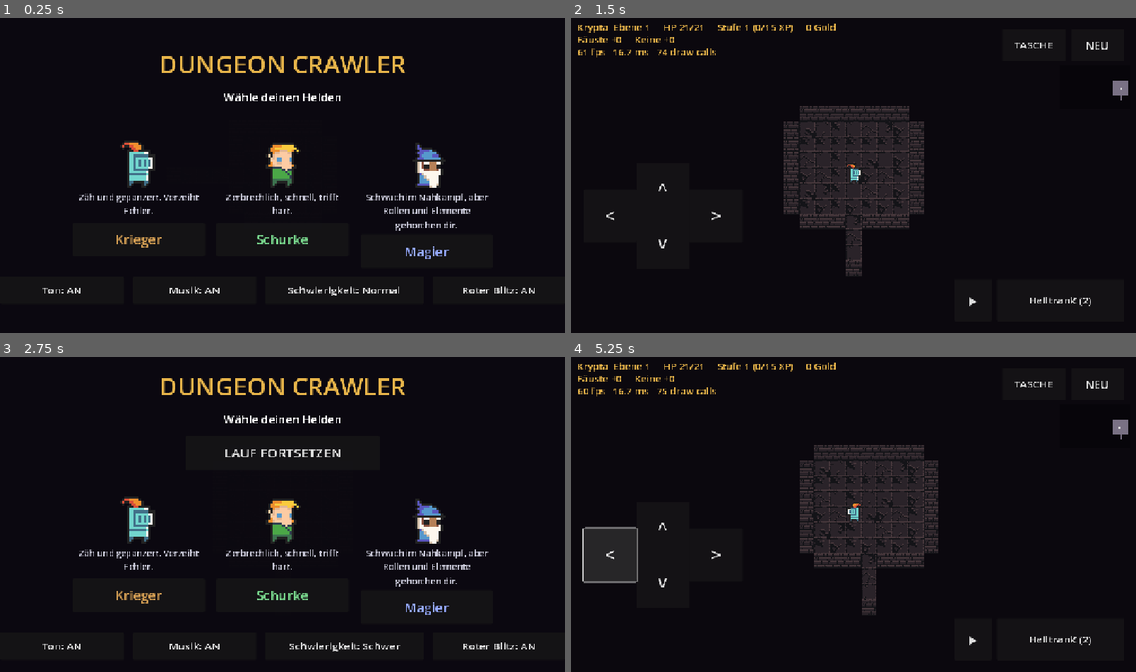
Above: before the commit, frames 1-4 (two rows, left to right).
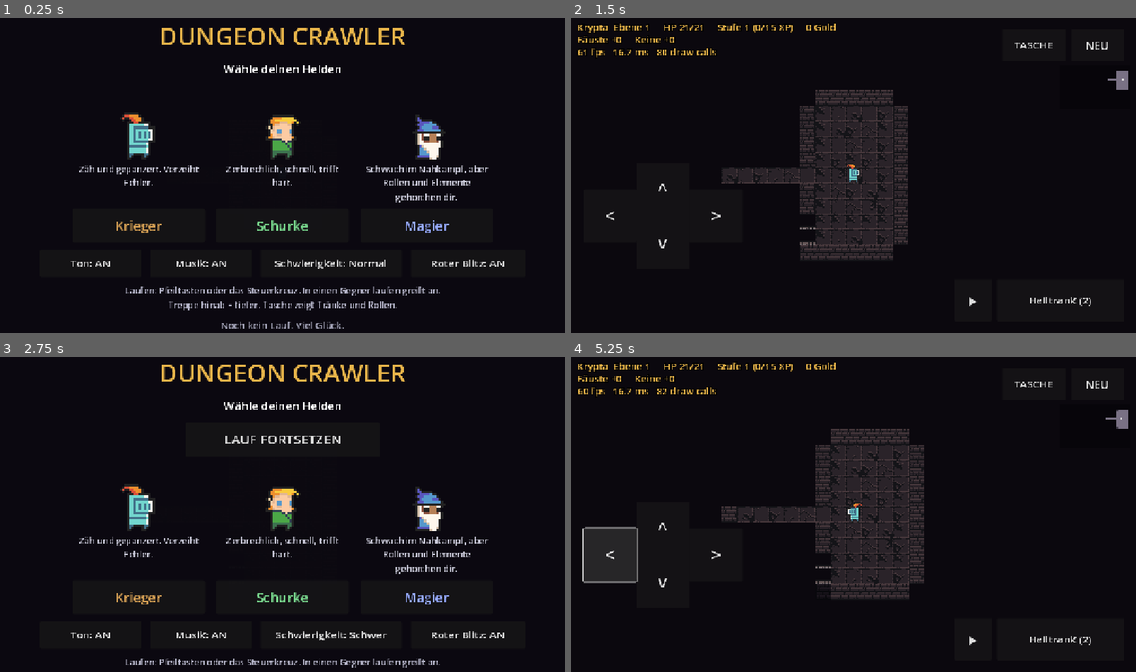
Above: after the commit, the same moments.

Repository: GermanDudeXX/dungeon-crawler
Game: Godot game, scene res://scenes/main.tscn
Same seed, same stepped clock (60 frames per second), same inputs: the game is played once before the commit and once after it.
Inputs:
- Up to frame 1 (0.25 s): no input
- Up to frame 2 (1.5 s): click "Schwierigkeit: Normal" at 0.5 s; click "Krieger" at 1.25 s
- Up to frame 3 (2.75 s): click "NEU" at 2 s
- Up to frame 4 (5.25 s): click "LAUF FORTSETZEN" at 2.75 s; click "^" at 3.5 s; click "v" at 4.25 s; click "<" at 5 s

The runs differ from the first frame. In frame 1, 9.6% of the frame differs, in the area x 7-95%, y 3-99%; in frame 2, 4.9%; in frame 3, 8.3%; in frame 4, 5.1%.

Commit message:
Godot: Schwärme zählen jetzt zum Budget - und ein Erststart-Hinweis
Beim langen Dauerlauf fiel auf, dass der Bot nur noch bis Ebene 9 kam,
wo er vorher 25 erreichte. Grund: die Schwärme wurden zusätzlich zur
vorgesehenen Monsterzahl gesetzt, nicht innerhalb. Ebene 1 hatte damit
acht Monster statt drei, und eine erste Ebene war keine erste Ebene mehr.
Jetzt zählt jedes Schwarmmitglied gegen das Budget der Ebene; der Test
prüft die Zahl nach jedem Wechsel und lässt nur die gewollten Zugaben zu
- einen Boss und eine Schatzkammer voll Wachen.

Dazu Kleinkram:
- Titelbildschirm zeigt die Bilanz aller Läufe, und beim allerersten
  Start eine Zeile, wie man spielt.
- Tastatur am PC: G trinkt, T öffnet die Tasche, Q schaltet den Trank
  um, 1-3 lesen Rollen, Esc schließt das oberste Fenster. Die
  Zurück-Geste auf Android tut dasselbe, statt die App zu beenden.
- Das Protokoll zeigt sechs Zeilen statt vier, mit Kontur, und sitzt
  nicht mehr auf den Knöpfen.

Co-Authored-By: Claude Opus 5 <noreply@anthropic.com>
Claude-Session: https://claude.ai/code/session_01WQiUvBCjkdxtXigdz77eh9

Diff:
--- a/godot/scripts/game.gd
+++ b/godot/scripts/game.gd
@@ -84,6 +84,8 @@
 var _sound_button: Button
 var _difficulty_button: Button
 var _flash_button: Button
+var _record_label: Label
+var _hint_label: Label
 var _drink_button: Button
 var _bag_panel: PanelContainer
 var _bag_list: VBoxContainer
@@ -372,6 +374,8 @@
 
 
 func _notification(what: int) -> void:
+	if what == NOTIFICATION_WM_GO_BACK_REQUEST and close_topmost():
+		return
 	if what == NOTIFICATION_WM_CLOSE_REQUEST \
 			or what == NOTIFICATION_APPLICATION_PAUSED \
 			or what == NOTIFICATION_WM_GO_BACK_REQUEST:
@@ -431,7 +435,15 @@
 
 func _populate() -> void:
 	var spawn_rooms: Array = rooms.slice(1) if rooms.size() > 1 else rooms
-	for _i in Data.monster_count(depth):
+	# Counted, not looped: a swarm is part of the floor's allowance, not
+	# an extra on top of it. Adding the pack members outside the count
+	# put eight monsters on a floor meant to hold three, and the first
+	# floor stopped being a first floor.
+	var wanted: int = Data.monster_count(depth)
+	var placed := 0
+	var tries := 0
+	while placed < wanted and tries < wanted * 4:
+		tries += 1
 		var cell: Variant = _free_cell(spawn_rooms)
 		if cell == null:
 			continue
@@ -442,7 +454,7 @@
 			monster.make_elite(Data.ELITES[rng.randi() % Data.ELITES.size()])
 		monster.snap()
 		monsters.append(monster)
-		_swarm_around(monster, cell, spawn_rooms)
+		placed += 1 + _swarm_around(monster, cell, wanted - placed - 1)
 
 	# The boss holds the key, so it is placed first and far from the
 	# hero - a floor you have to finish rather than cross.
@@ -626,19 +638,21 @@
 ## Rats and bats do not turn up alone. The rest of the pack goes beside
 ## the first one rather than anywhere on the floor, so a swarm reads as
 ## a swarm instead of as five separate rats.
-func _swarm_around(monster, cell: Vector2i, where: Array) -> void:
+func _swarm_around(monster, cell: Vector2i, room_left: int) -> int:
 	var info: Dictionary = Data.MONSTERS[monster.kind]
-	if not info.has("swarms"):
-		return
+	if not info.has("swarms") or room_left <= 0:
+		return 0
 	var span: Array = info["swarms"]
-	var count: int = rng.randi_range(int(span[0]), int(span[1])) - 1
+	var count: int = mini(room_left,
+		rng.randi_range(int(span[0]), int(span[1])) - 1)
+	var made := 0
 	var spots: Array[Vector2i] = []
 	for dy in range(-2, 3):
 		for dx in range(-2, 3):
 			spots.append(cell + Vector2i(dx, dy))
 	for spot in spots:
 		if count <= 0:
-			return
+			return made
 		if not Dungeon.is_walkable(grid, spot.x, spot.y) or blocks(spot):
 			continue
 		if occupied(spot) or taken(spot) or spot == Vector2i(player.x, player.y):
@@ -649,6 +663,9 @@
 		friend.snap()
 		monsters.append(friend)
 		count -= 1
+		made += 1
+	return made
+
 
 ## Whether the floor, as it stands right now, has cut something off from
 ## the hero. Asked after every solid piece of scenery is put down.
@@ -1789,7 +1806,7 @@
 
 func say(line: String) -> void:
 	log_lines.append(line)
-	while log_lines.size() > 4:
+	while log_lines.size() > 6:
 		log_lines.remove_at(0)
 
 
@@ -2019,6 +2036,8 @@
 		var label := Label.new()
 		label.name = name
 		label.add_theme_font_size_override("font_size", 22)
+		label.add_theme_color_override("font_outline_color", Color(0, 0, 0, 0.85))
+		label.add_theme_constant_override("outline_size", 5)
 		label.add_theme_color_override("font_color", Color(0.91, 0.71, 0.29))
 		_play_ui.add_child(label)
 	_play_ui.get_node("stats").position = Vector2(14, 8)
@@ -2030,8 +2049,8 @@
 
 	var log_label: Label = _play_ui.get_node("log")
 	log_label.set_anchors_preset(Control.PRESET_BOTTOM_RIGHT)
-	log_label.position = Vector2(-620, -170)
-	log_label.custom_minimum_size = Vector2(600, 130)
+	log_label.position = Vector2(-660, -300)
+	log_label.custom_minimum_size = Vector2(640, 190)
 	log_label.add_theme_color_override("font_color", Color(0.80, 0.80, 0.86))
 
 	var pad := 28.0
@@ -2290,6 +2309,51 @@
 		sprite.position = sprite.position.move_toward(where, speed)
 		if sprite.position.is_equal_approx(where):
 			_gliding.erase(sprite)
+
+## Keys, for playing on the machine this is built on. The phone has
+## buttons for all of it; a keyboard should not need them.
+##
+## Escape closes whatever is open rather than quitting - on Android the
+## same job is done by the back gesture, and a back gesture that ended
+## the app while a shop was open would be a very rude shop.
+func _unhandled_key_input(event: InputEvent) -> void:
+	if not event.is_pressed() or event.is_echo():
+		return
+	var key := (event as InputEventKey).keycode
+	match key:
+		KEY_ESCAPE:
+			if not close_topmost():
+				show_title()
+		KEY_G:
+			drink()
+		KEY_T:
+			if _bag_panel != null and _bag_panel.visible:
+				close_bag()
+			else:
+				open_bag()
+		KEY_Q:
+			cycle_potion()
+		KEY_1, KEY_2, KEY_3:
+			var at: int = key - KEY_1
+			if at < Data.SCROLLS.size():
+				read_scroll(Data.SCROLLS[at]["id"])
+
+
+## Shuts the topmost thing that is open and says whether there was one.
+## The order is the order they sit in front of each other.
+func close_topmost() -> bool:
+	if _bag_panel != null and _bag_panel.visible:
+		close_bag()
+		return true
+	if shop_open != null:
+		close_shop()
+		return true
+	if _perk_panel != null and _perk_panel.visible:
+		# Not closable: the gift has to be taken. Reporting it as handled
+		# keeps Escape from dropping the run instead.
+		return true
+	return false
+
 
 ## The bag: everything carried, on one screen, each line a button.
 ##
@@ -2574,13 +2638,13 @@
 	column.add_child(row)
 
 	_sound_button = Button.new()
-	_sound_button.custom_minimum_size = Vector2(280, 62)
+	_sound_button.custom_minimum_size = Vector2(230, 62)
 	_sound_button.add_theme_font_size_override("font_size", 24)
 	_sound_button.pressed.connect(toggle_sound)
 	row.add_child(_sound_button)
 
 	_music_button = Button.new()
-	_music_button.custom_minimum_size = Vector2(280, 62)
+	_music_button.custom_minimum_size = Vector2(230, 62)
 	_music_button.add_theme_font_size_override("font_size", 24)
 	_music_button.pressed.connect(toggle_music)
 	row.add_child(_music_button)
@@ -2588,14 +2652,14 @@
 	# The difficulty sits with the other switches rather than on a page
 	# of its own: it is picked once, in the same breath as the sound.
 	_difficulty_button = Button.new()
-	_difficulty_button.custom_minimum_size = Vector2(360, 62)
+	_difficulty_button.custom_minimum_size = Vector2(320, 62)
 	_difficulty_button.add_theme_font_size_override("font_size", 24)
 	_difficulty_button.pressed.connect(cycle_difficulty)
 	row.add_child(_difficulty_button)
 
 	# The red wash is the one effect people ask to turn off.
 	_flash_button = Button.new()
-	_flash_button.custom_minimum_size = Vector2(300, 62)
+	_flash_button.custom_minimum_size = Vector2(260, 62)
 	_flash_button.add_theme_font_size_override("font_size", 24)
 	_flash_button.pressed.connect(toggle_flash)
 	row.add_child(_flash_button)
@@ -2722,7 +2786,10 @@
 		blurb.text = info["blurb"]
 		blurb.horizontal_alignment = HORIZONTAL_ALIGNMENT_CENTER
 		blurb.autowrap_mode = TextServer.AUTOWRAP_WORD_SMART
-		blurb.custom_minimum_size = Vector2(280, 64)
+		# Tall enough for three lines: the longest blurb wraps to three,
+		# and a card that grows pushes its own button out of line with
+		# the others.
+		blurb.custom_minimum_size = Vector2(280, 96)
 		blurb.add_theme_font_size_override("font_size", 20)
 		blurb.add_theme_color_override("font_color", Color(0.80, 0.80, 0.86))
 		card.add_child(blurb)
@@ -2736,6 +2803,23 @@
 		card.add_child(pick)
 
 	_build_settings(column)
+
+	# The record so far, under the choice. A dead run leaves nothing
+	# else behind, and this is the line that makes the next one worth
+	# starting.
+	_hint_label = Label.new()
+	_hint_label.text = "Laufen: Pfeiltasten oder das Steuerkreuz. In einen Gegner laufen greift an.
+Treppe hinab = tiefer. Tasche zeigt Tränke und Rollen."
+	_hint_label.horizontal_alignment = HORIZONTAL_ALIGNMENT_CENTER
+	_hint_label.add_theme_font_size_override("font_size", 20)
+	_hint_label.add_theme_color_override("font_color", Color(0.72, 0.72, 0.80))
+	column.add_child(_hint_label)
+
+	_record_label = Label.new()
+	_record_label.horizontal_alignment = HORIZONTAL_ALIGNMENT_CENTER
+	_record_label.add_theme_font_size_override("font_size", 22)
+	_record_label.add_theme_color_override("font_color", Color(0.66, 0.66, 0.74))
+	column.add_child(_record_label)
 
 
 ## Puts the title screen back up and rolls a fresh floor behind it, so
@@ -2750,6 +2834,18 @@
 	close_shop()
 	if _continue_button != null:
 		_continue_button.visible = Save.exists()
+	if _hint_label != null:
+		# Only for someone who has never played: after the first run it is
+		# a line of instructions in the way.
+		_hint_label.visible = int(Stats.read()["runs"]) == 0
+	if _record_label != null:
+		var record := Stats.read()
+		if int(record["runs"]) == 0:
+			_record_label.text = "Noch kein Lauf. Viel Glück."
+		else:
+			_record_label.text = "%d Läufe, %d Tode - am tiefsten: Ebene %d, beste Stufe %d, %d Kills" % [
+				int(record["runs"]), int(record["deaths"]), int(record["deepest"]),
+				int(record["best_level"]), int(record["kills"])]
 	if _play_ui != null:
 		_play_ui.visible = false
 	if _title_panel != null:
--- a/godot/scripts/selftest.gd
+++ b/godot/scripts/selftest.gd
@@ -541,6 +541,14 @@
 ## makes one of them unreachable, and neither shows up as a crash - the
 ## floor simply quietly holds less than it should.
 func _check_placement() -> void:
+	# A floor may hold its allowance plus the deliberate extras: one
+	# boss or mini-boss and a vault full of guards. Anything beyond that
+	# is a leak - the swarms once tripled the population of the first
+	# floor, and the game quietly became unwinnable.
+	var allowed: int = Data.monster_count(_game.depth) + 1 + Data.VAULT_GUARDS[1]
+	if _game.monsters.size() > allowed:
+		_complain("zu viele Monster auf einer Ebene",
+			"Ebene %d: %d, erlaubt %d" % [_game.depth, _game.monsters.size(), allowed])
 	# The stairs have to be walkable to, with every shopkeeper counted
 	# as a wall - they are one. A floor that fails this is a floor the
 	# run ends on.
